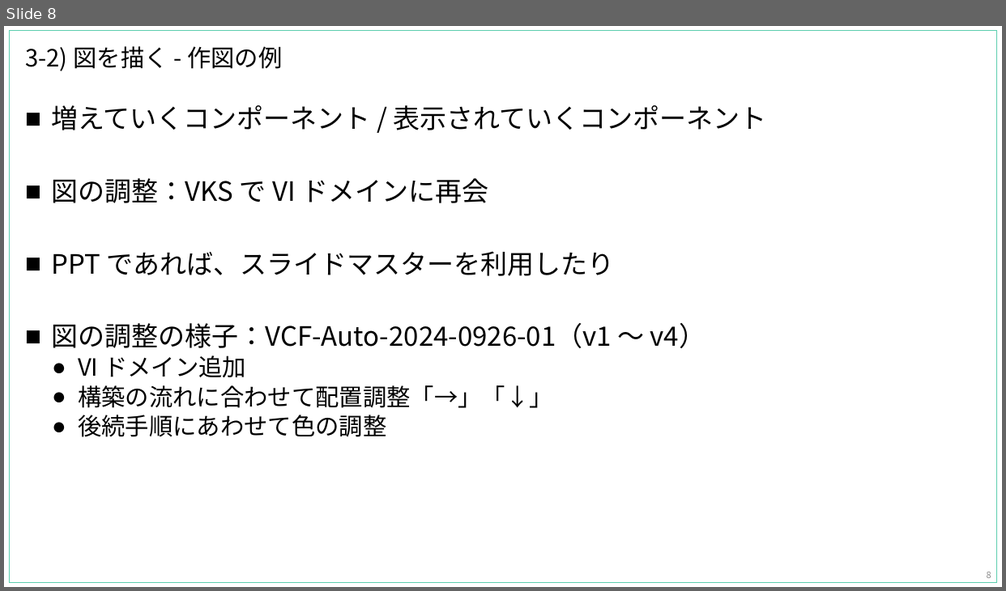
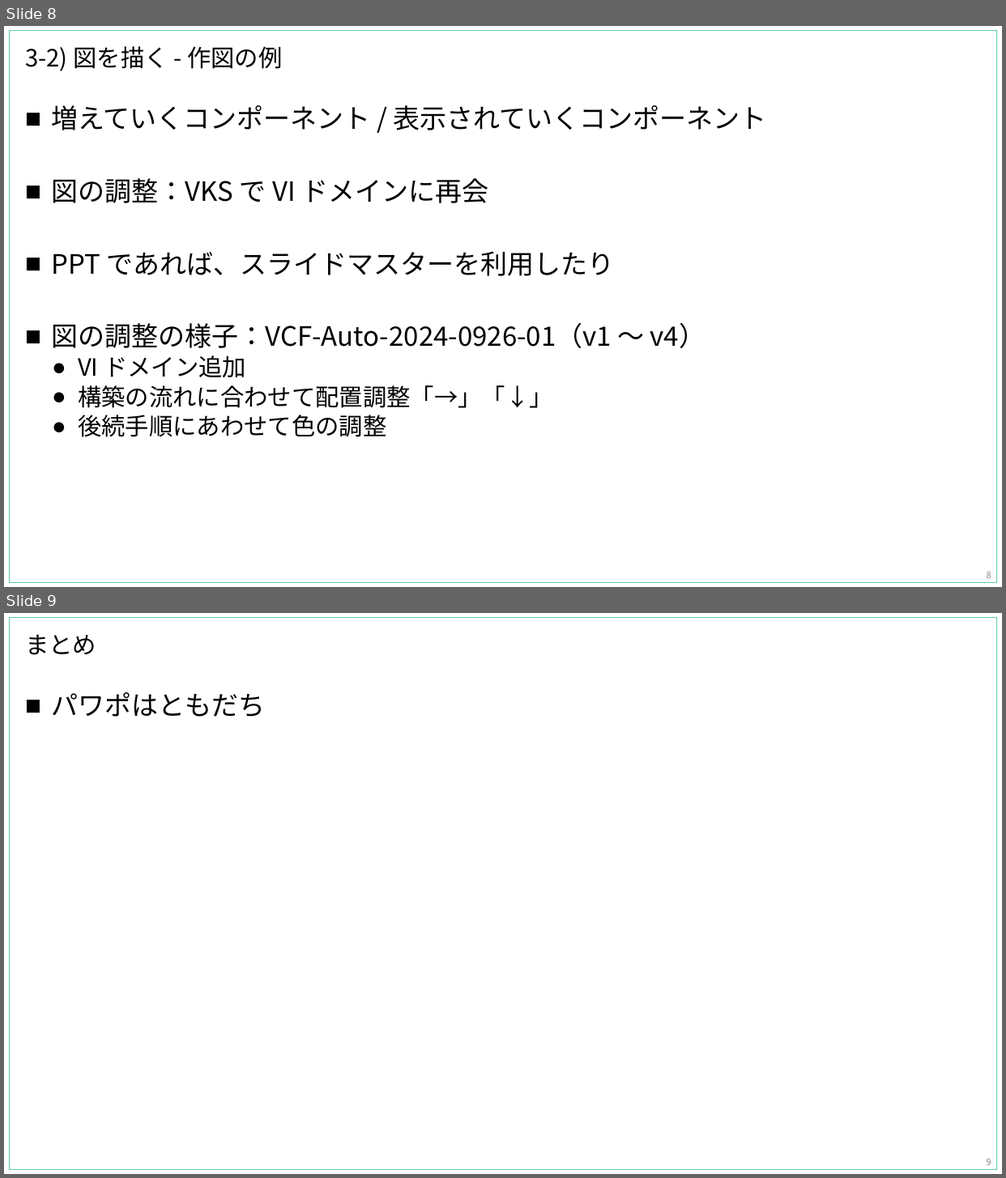
Before and after one commit to gowatana/japan-vmug-2025-0307, a slide deck: VMUG_VCF勉強会_スペシャル版_20250307-01.pptx. Shown one above the other, each under a label of ours: slide 8 before the commit, slides 8 and 9 after it. The pictures are 1006x591 and 1006x1178 pixels, drawn with LibreOffice and Linux fonts; fonts in the diff are those of the drawing. Boxes give left, top, right and bottom in pixels: in the first picture for what was removed or moved away, otherwise in the second. Text is boxed around its words. In the diff, an @@ line names an element or a change of style, - is before the commit and + after.

```diff
--- a/VMUG_VCF勉強会_スペシャル版_20250307-01.pptx
+++ b/VMUG_VCF勉強会_スペシャル版_20250307-01.pptx
@@ slide 9 added at bbox=[4, 613, 1002, 1174], background #FFFFFF; not listed: 1 template element that a slide beside it also shows @@
@@ title added at bbox=[25, 634, 96, 655], 32 pt, text #000000 @@
+まとめ
@@ text added at bbox=[52, 692, 266, 717], 36 pt, text #000000 @@
+■ パワポはともだち
@@ page number added at bbox=[987, 1159, 991, 1165], 12 pt, text #8C8C8C @@
+9
```
Also in this commit, not shown: 1 slide changed.
